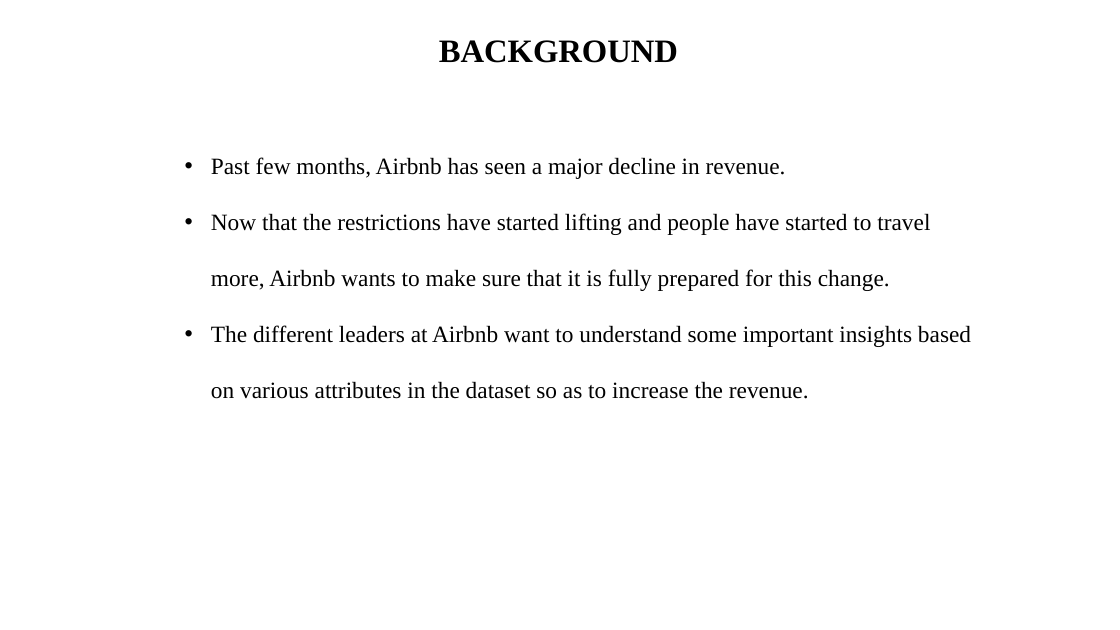
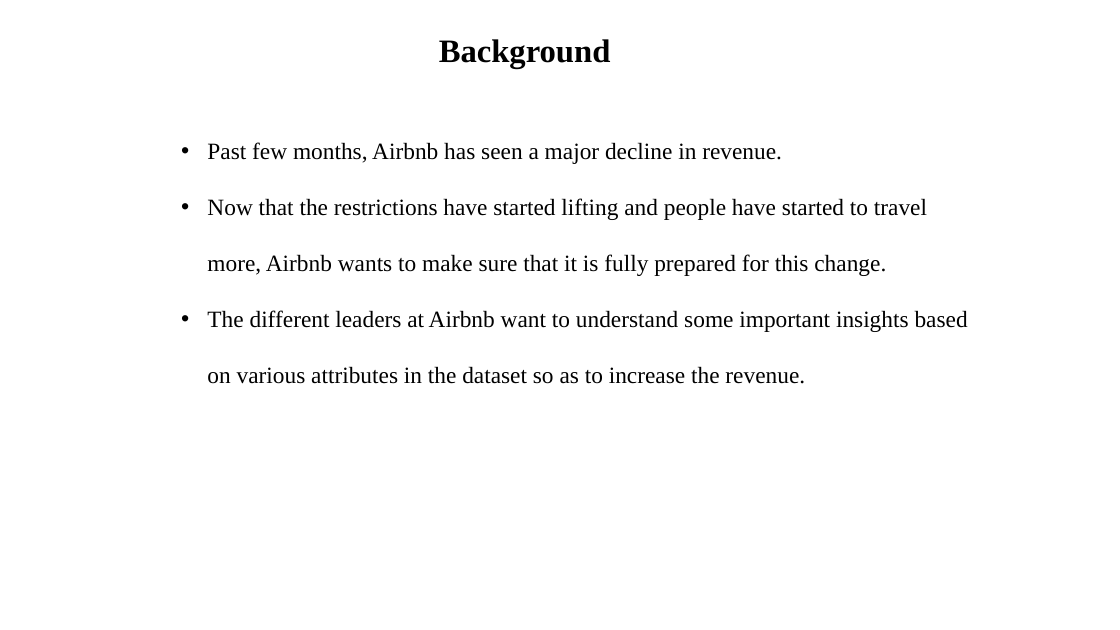
Before and after one commit to sagarbarge/Airbnb_NYC_Storytelling, a slide deck: slide 4 of Presentation_1_Analyst.pptx. Drawn at 1120x630 pixels with LibreOffice and Linux fonts; fonts in the diff are those of the drawing. Boxes give left, top, right and bottom in pixels: in the first picture for what was removed or moved away, otherwise in the second. Text is boxed around its words. In the diff, an @@ line names an element or a change of style, - is before the commit and + after.

```diff
--- a/Presentation_1_Analyst.pptx
+++ b/Presentation_1_Analyst.pptx
@@ text at (x1=439, y1=39, x2=611, y2=68): text changed @@
-BACKGROUND
+Background
@@ text "Past few months, Airbnb has ..." moved from (x1=211, y1=157, x2=971, y2=399) to (x1=207, y1=142, x2=968, y2=384) @@
```
Also in this commit, not shown: 4 other slides changed, 8 slides added, 5 slides removed, 21 other files.
